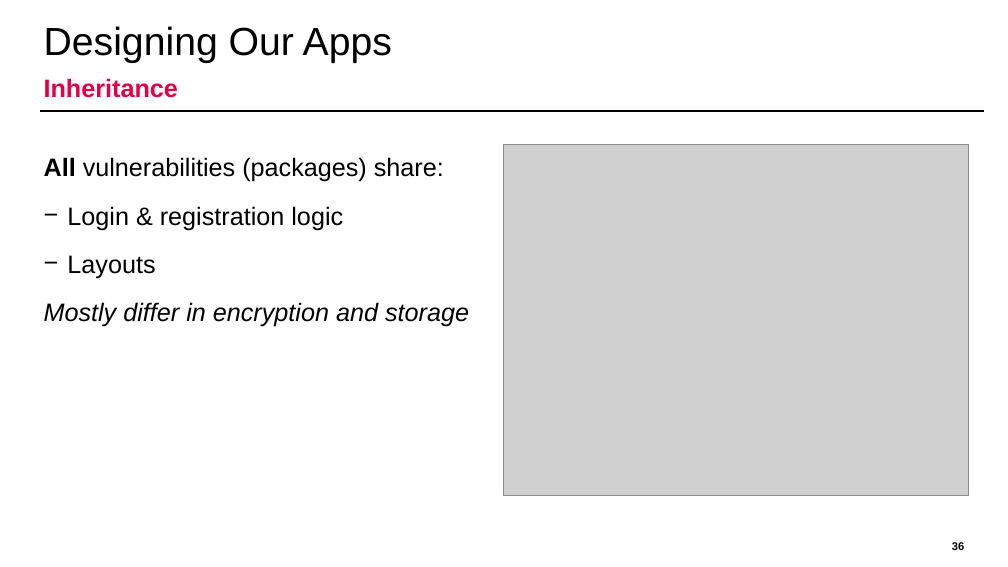
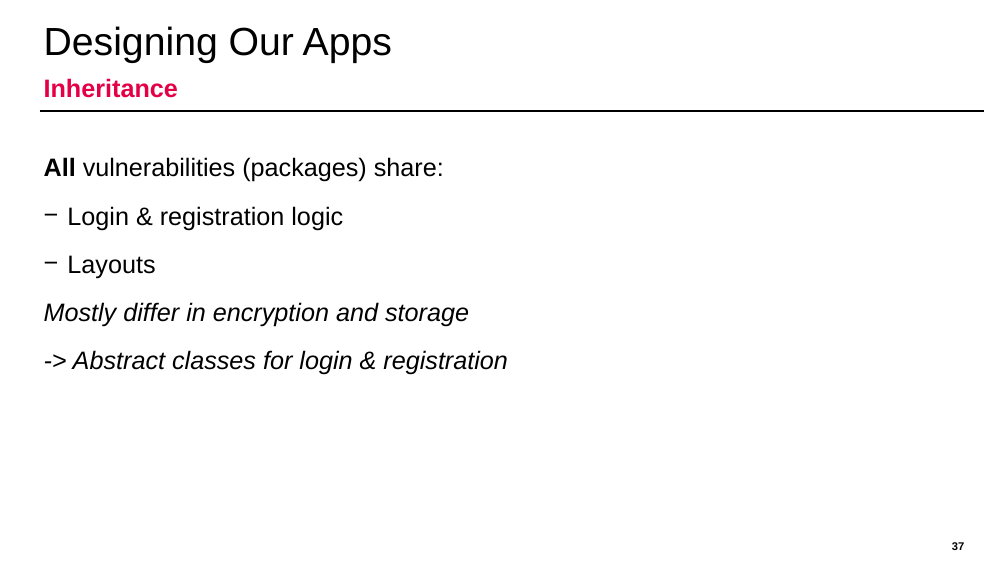
Before and after one commit to domi-cmd/Reference_Application_for_OWASP_MASTG, a slide deck: slide 37 of dev_documents/presentation/ba_thesis_presentation_kronig.pptx (slide 36 before the commit). Drawn at 1008x567 pixels with LibreOffice and Linux fonts; fonts in the diff are those of the drawing; grey boxes stand for pictures; background and template pictures are left out. Boxes give left, top, right and bottom in pixels: in the first picture for what was removed or moved away, otherwise in the second. Text is boxed around its words. In the diff, an @@ line names an element or a change of style, - is before the commit and + after.

```diff
--- a/dev_documents/presentation/ba_thesis_presentation_kronig.pptx
+++ b/dev_documents/presentation/ba_thesis_presentation_kronig.pptx
@@ picture removed at bbox=[504, 145, 969, 496] @@
@@ text at bbox=[73, 350, 508, 375]: paragraph added @@
+-> Abstract classes for login & registration
@@ page number at bbox=[952, 542, 964, 550]: text changed @@
-36
+37
```
Also in this commit, not shown: 8 other slides changed, 1 slide added, 3 other files.
